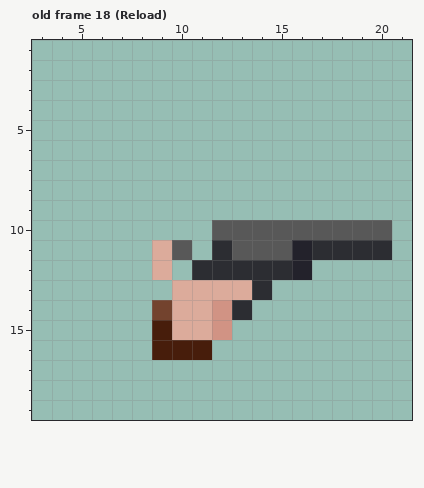
Two states of a pixel-art file, assets/weapons/Revolver.ase. This is how it looked before the edit.
48x24 pixels, 19 frames. Shown: old frame 18 (Reload): x 3..21, y 1..19. The commit also changed other frames, which this record leaves out.
The result:
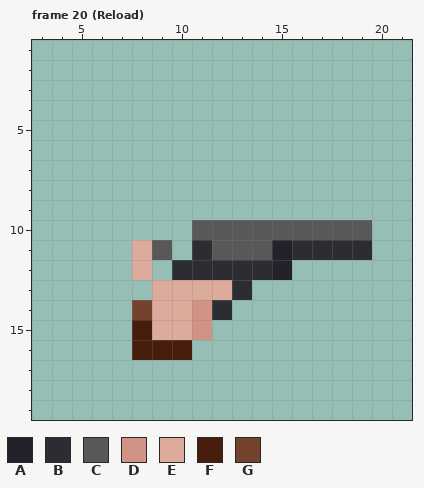
Palette (. is transparent): A #23222b  B #2c2d32  C #585858  D #d19384  E #dcab9b  F #471d0b  G #73432e
Changes in this commit:
frames 19 -> 21
Frame 20 (Reload) against old frame 18 (Reload), layers "Hands", "Weapon":
y 10: x 11 . -> C; x 20 C -> .
y 11: x 8..12 .EC.B -> EC.BC; x 15..16 CA -> AB; x 20 B -> .
y 12: x 8..10 .E. -> E.B; x 15..16 BA -> A.
y 13: x 9 . -> E; x 13..14 EB -> B.
y 14: x 8..9 .G -> GE; x 11..13 EDB -> DB.
y 15: x 8..9 .F -> FE; x 11..12 ED -> D.
y 16: x 8 . -> F; x 11 F -> .
Changed places in both pictures, as pixel boxes (x1, y1, x2, y2):
changed: (132, 220, 392, 360)
